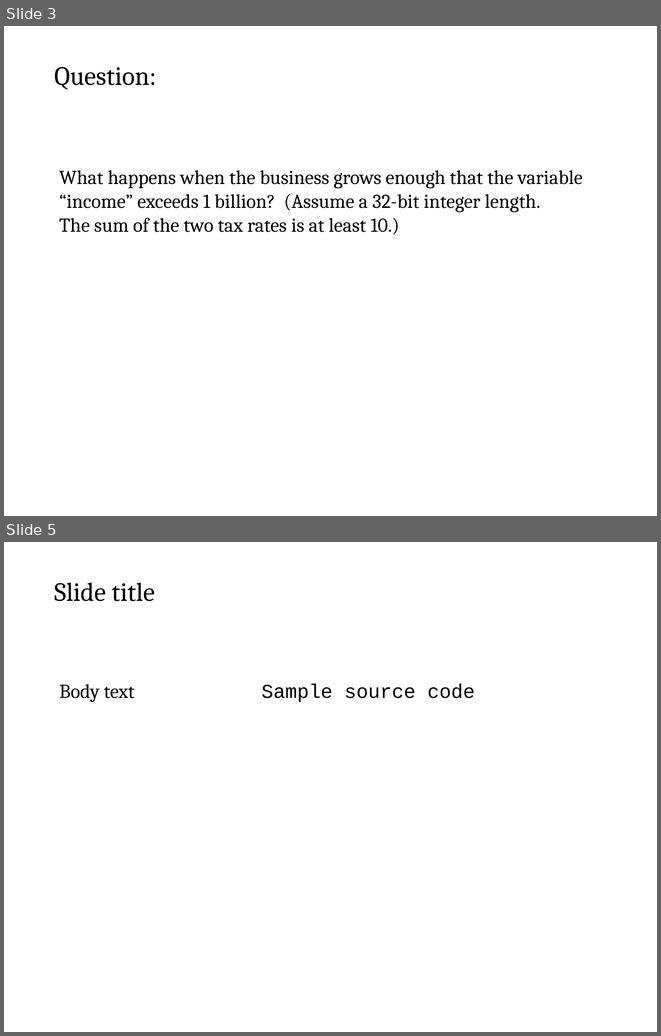
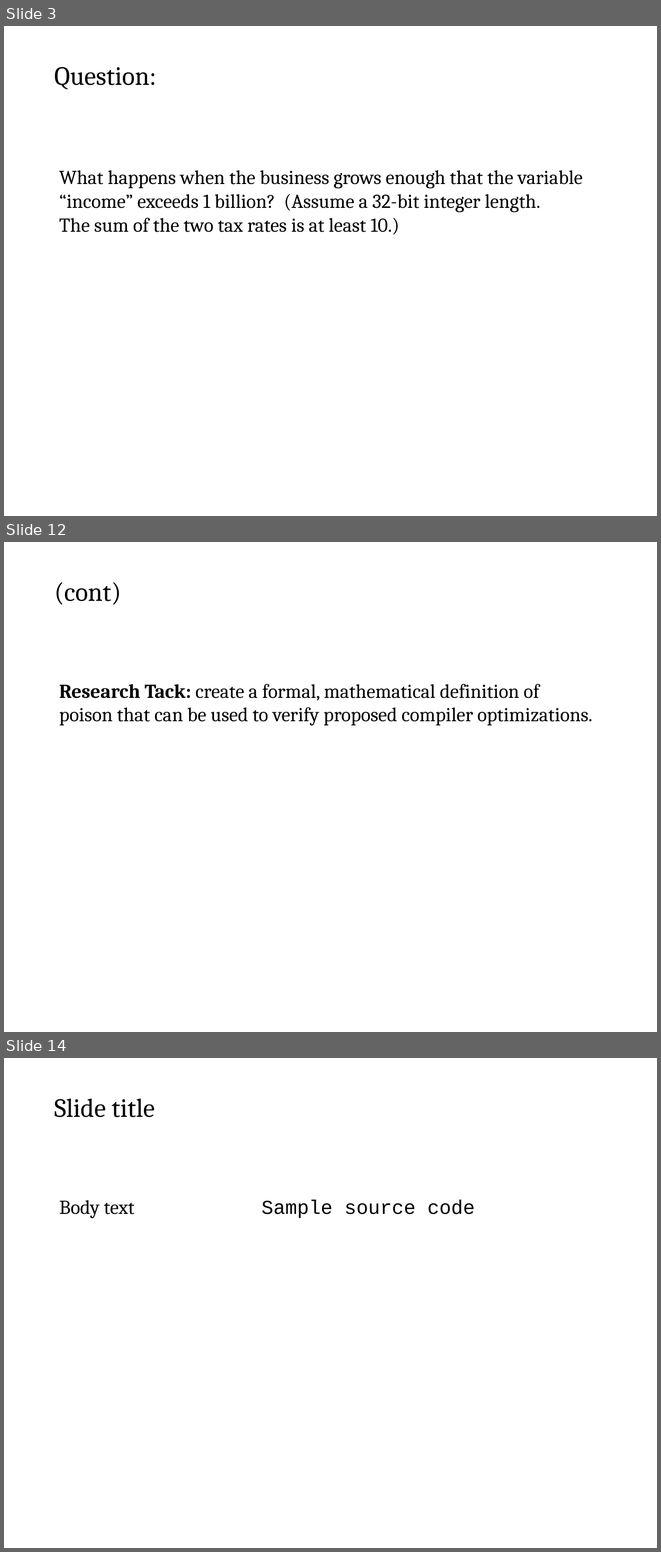
Before and after one commit to cschreiner/lli_undef_fix_admin, a slide deck: doc/poster/2015feb_grad_visit.draft.odp. Shown one above the other, each under a label of ours: slides 3 and 5 before the commit, slides 3, 12 and 14 after it; the slides between them are not shown. The pictures are 661x1036 and 661x1552 pixels, drawn with LibreOffice and Linux fonts; fonts in the diff are those of the drawing. Boxes give left, top, right and bottom in pixels: in the first picture for what was removed or moved away, otherwise in the second. Text is boxed around its words. In the diff, an @@ line names an element or a change of style, - is before the commit and + after.

Commit message:
finished transcribing text from the textual draft

```diff
--- a/doc/poster/2015feb_grad_visit.draft.odp
+++ b/doc/poster/2015feb_grad_visit.draft.odp
@@ slide 12 added at [4, 542, 657, 1032], background #FFFFFF @@
@@ text added at [54, 582, 122, 605], 32 pt, text #000000 @@
+(cont)
@@ text added at [59, 684, 592, 725], 24 pt, text #000000 @@
+Research Tack: create a formal, mathematical definition of
+poison that can be used to verify proposed compiler optimizations.
@@ what was slide 5 is now slide 14 @@
```
Also in this commit, not shown: 1 slide changed, 8 other slides added.
